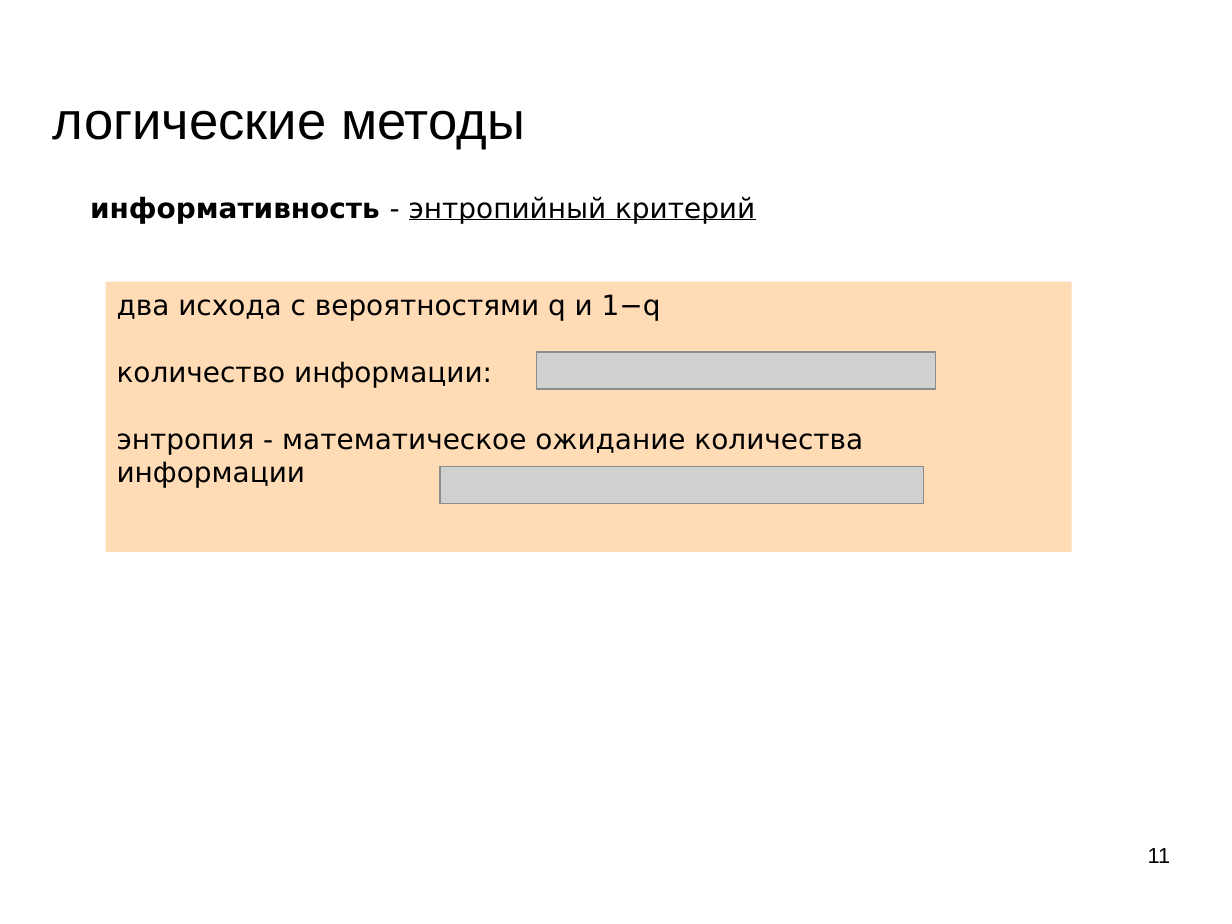
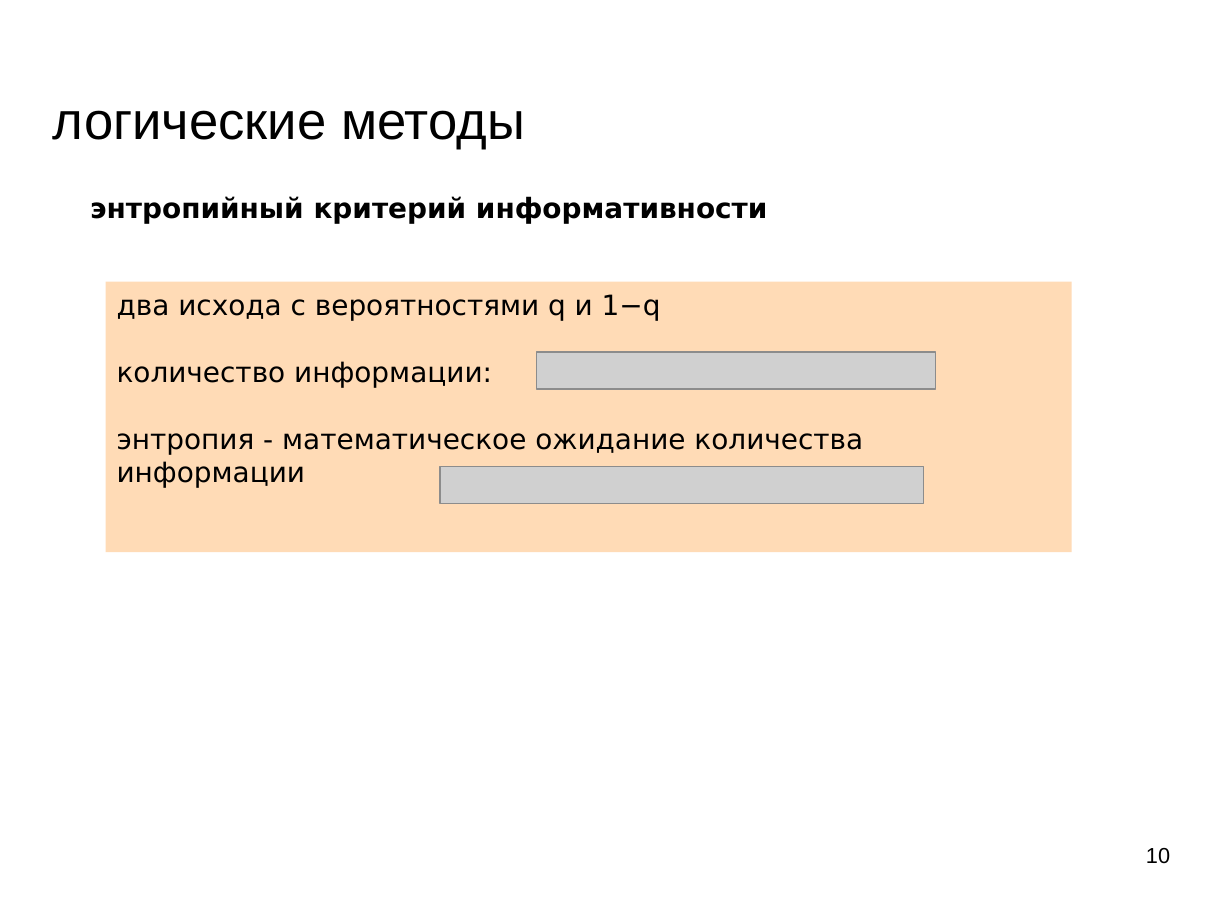
Before and after one commit to mechanoid5/ml_lectorium_2024_I, a slide deck: slide 10 of 11-logical.odp (slide 11 before the commit). Drawn at 1232x924 pixels with LibreOffice and Linux fonts; fonts in the diff are those of the drawing; grey boxes stand for pictures; background and template pictures are left out. Boxes give left, top, right and bottom in pixels: in the first picture for what was removed or moved away, otherwise in the second. Text is boxed around its words. In the diff, an @@ line names an element or a change of style, - is before the commit and + after.

```diff
--- a/11-logical.odp
+++ b/11-logical.odp
@@ text at bbox=[90, 196, 768, 223]: text changed; bold on @@
-информативность - энтропийный критерий
+энтропийный критерий информативности
@@ page number at bbox=[1146, 848, 1170, 864]: text changed @@
-11
+10
```
Also in this commit, not shown: 11 other slides changed, 1 slide removed, 2 other files.
